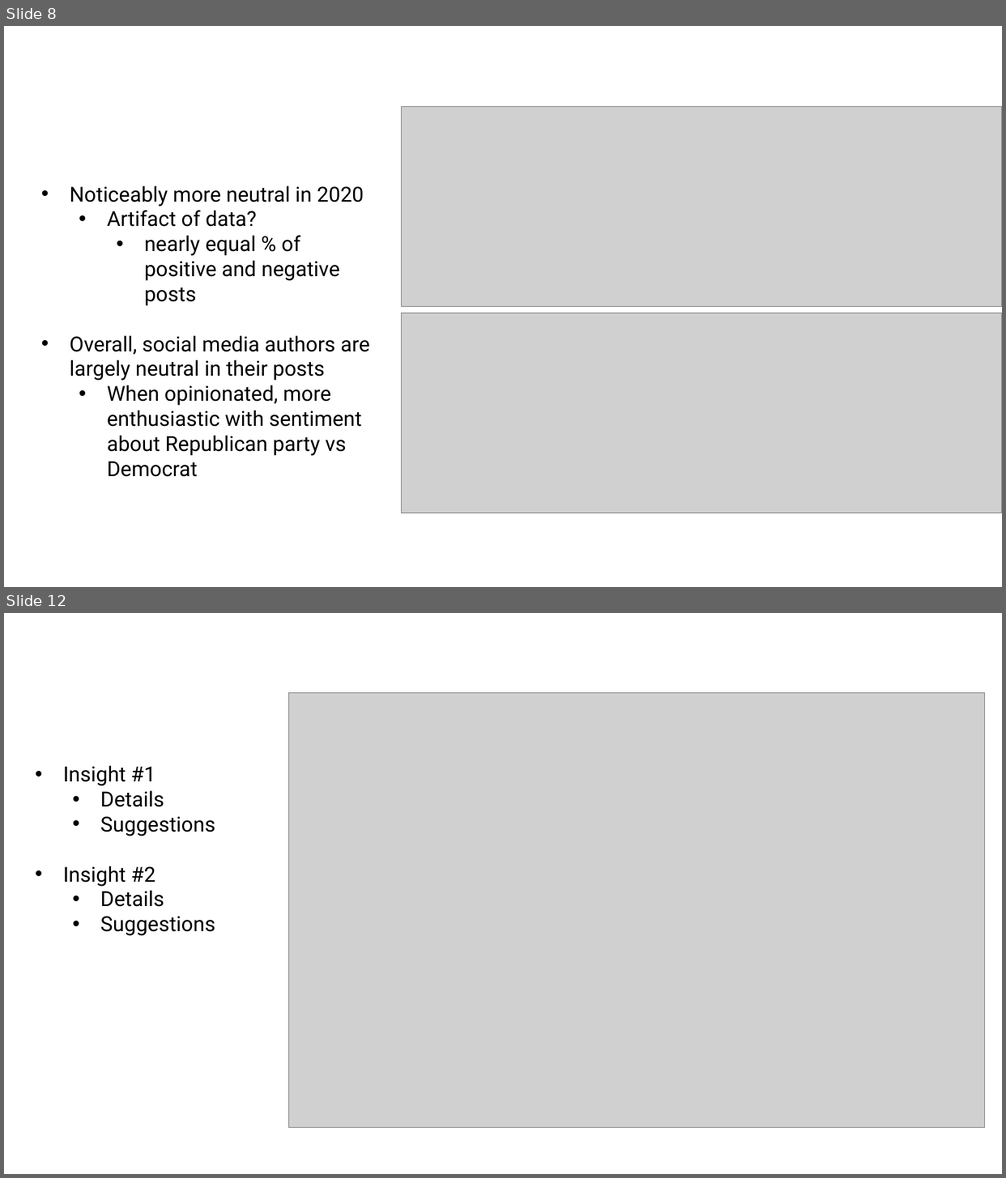
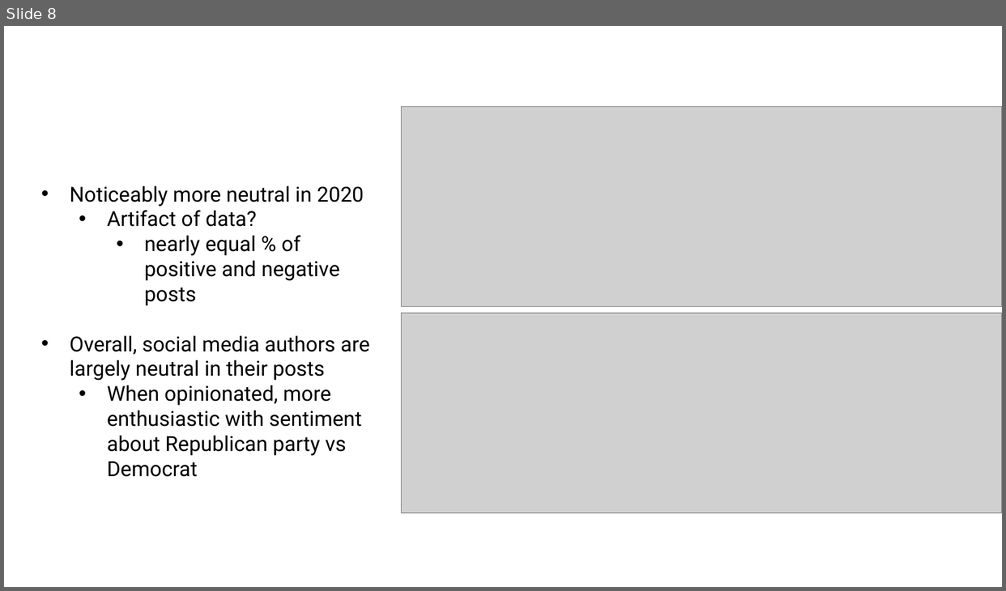
Before and after one commit to azmedtech/Election_Prediction_Project_4, a slide deck: Election_Prediction_Presentation.pptx. Shown one above the other, each under a label of ours: slides 8 and 12 before the commit, slide 8 after it; the slides between them are not shown. The pictures are 1006x1178 and 1006x591 pixels, drawn with LibreOffice and Linux fonts; fonts in the diff are those of the drawing; grey boxes stand for pictures; background and template pictures are left out. Boxes give left, top, right and bottom in pixels: in the first picture for what was removed or moved away, otherwise in the second. Text is boxed around its words. In the diff, an @@ line names an element or a change of style, - is before the commit and + after.

```diff
--- a/Election_Prediction_Presentation.pptx
+++ b/Election_Prediction_Presentation.pptx
@@ slide 12 removed at [4, 613, 1002, 1174], background picture (left out) @@
@@ picture removed at [288, 693, 984, 1128] @@
@@ text removed at [63, 765, 215, 936] @@
-• Insight #1
-  • Details
-  • Suggestions
-• Insight #2
-  • Details
-  • Suggestions
```
Also in this commit, not shown: 4 slides changed, 4 slides added, 6 other slides removed.
